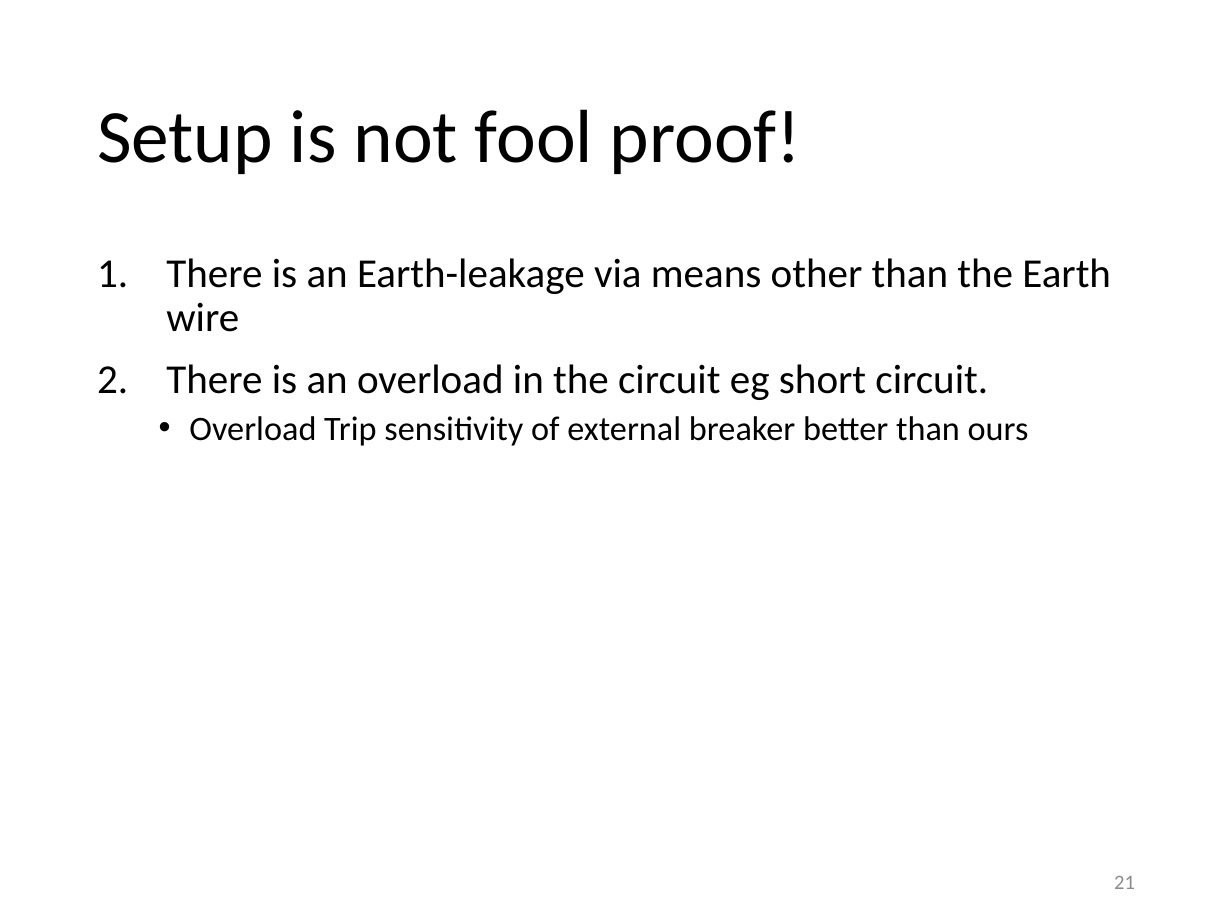
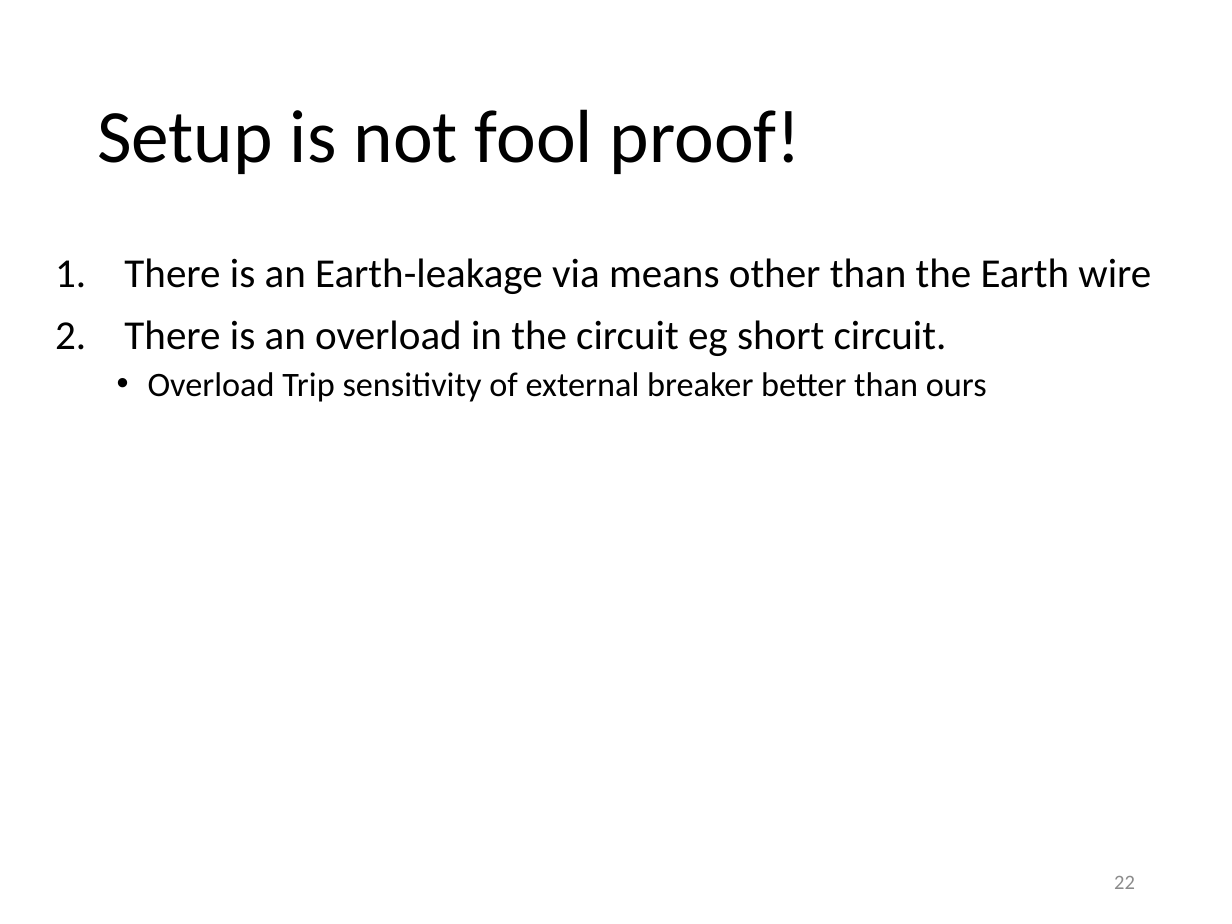
Before and after one commit to wemakerspace/repair-kopitiam-training-and-equipment, a slide deck: slide 22 of training/RK Circuit Breaker Training.pptx (slide 21 before the commit). Drawn at 1232x924 pixels with LibreOffice and Linux fonts; fonts in the diff are those of the drawing. Boxes give left, top, right and bottom in pixels: in the first picture for what was removed or moved away, otherwise in the second. Text is boxed around its words. In the diff, an @@ line names an element or a change of style, - is before the commit and + after.

```diff
--- a/training/RK Circuit Breaker Training.pptx
+++ b/training/RK Circuit Breaker Training.pptx
@@ text "There is an Earth-leakage via ..." rewrapped from (166,258,1111,446) to (124,258,1151,402) @@
@@ page number at (1114,876,1135,889): text changed @@
-21
+22
```
Also in this commit, not shown: 8 other slides changed, 1 slide added.
